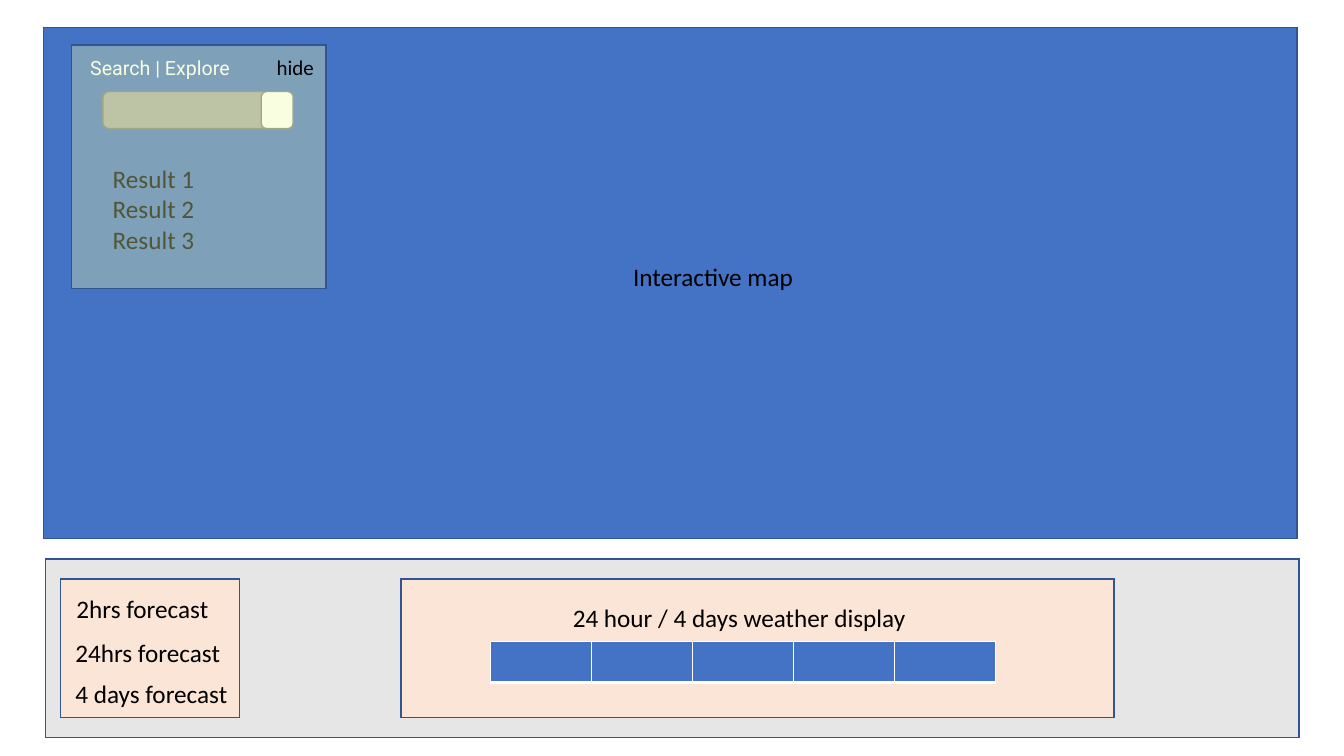
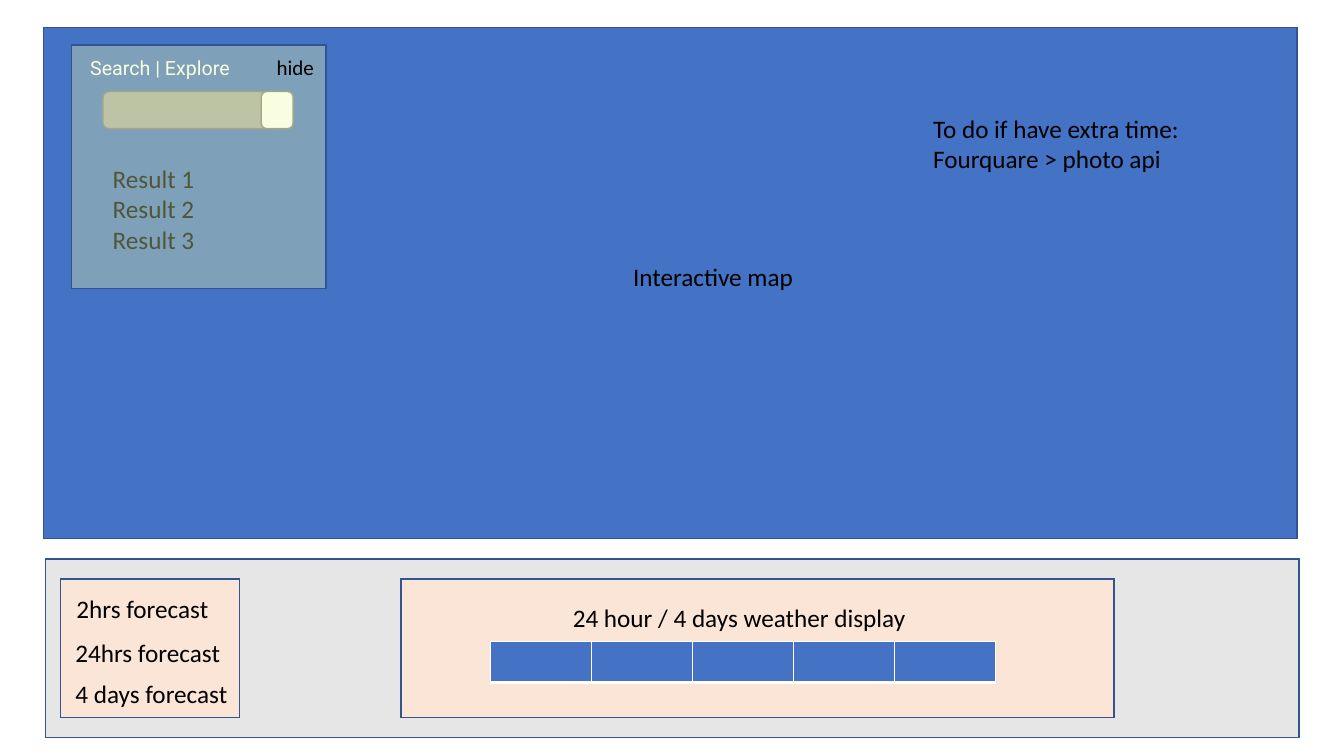
Before and after one commit to annette-p/pre-wedding-photoshoot-locations, a slide deck: slide 4 of wireframe.pptx. Drawn at 1344x756 pixels with LibreOffice and Linux fonts; fonts in the diff are those of the drawing. Boxes give left, top, right and bottom in pixels: in the first picture for what was removed or moved away, otherwise in the second. Text is boxed around its words. In the diff, an @@ line names an element or a change of style, - is before the commit and + after.

```diff
--- a/wireframe.pptx
+++ b/wireframe.pptx
@@ text added at (x1=933, y1=120, x2=1178, y2=172), 18 pt, text #000000 @@
+To do if have extra time:
+Fourquare > photo api
```
Also in this commit, not shown: 2 other slides changed, 5 other files.
